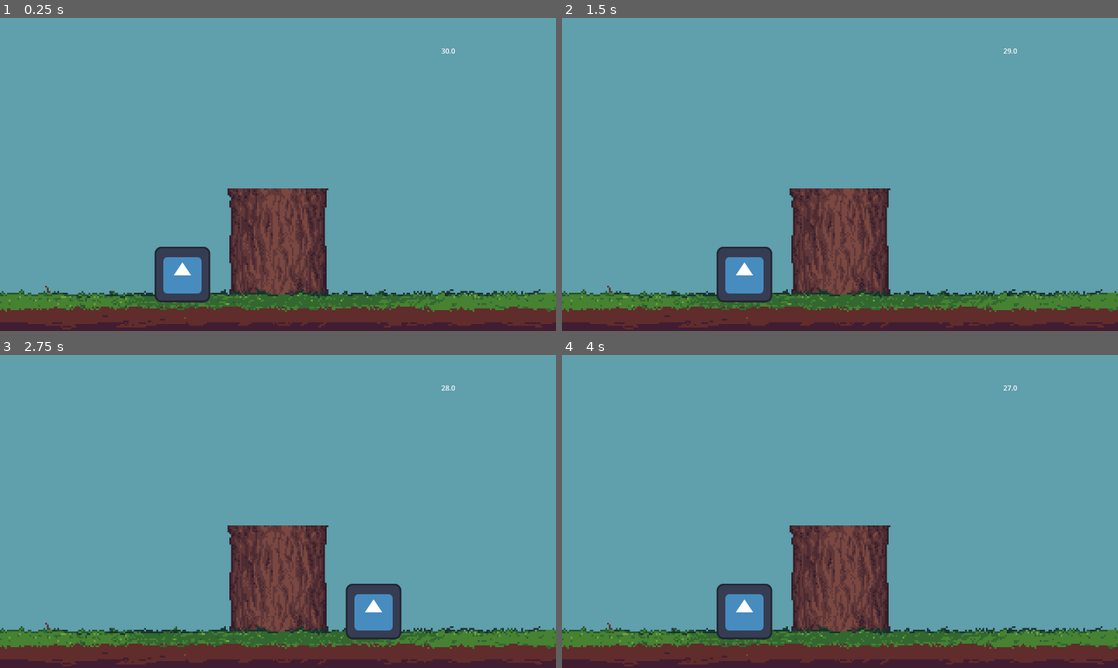
Above: before the commit, frames 1-4 (two rows, left to right).
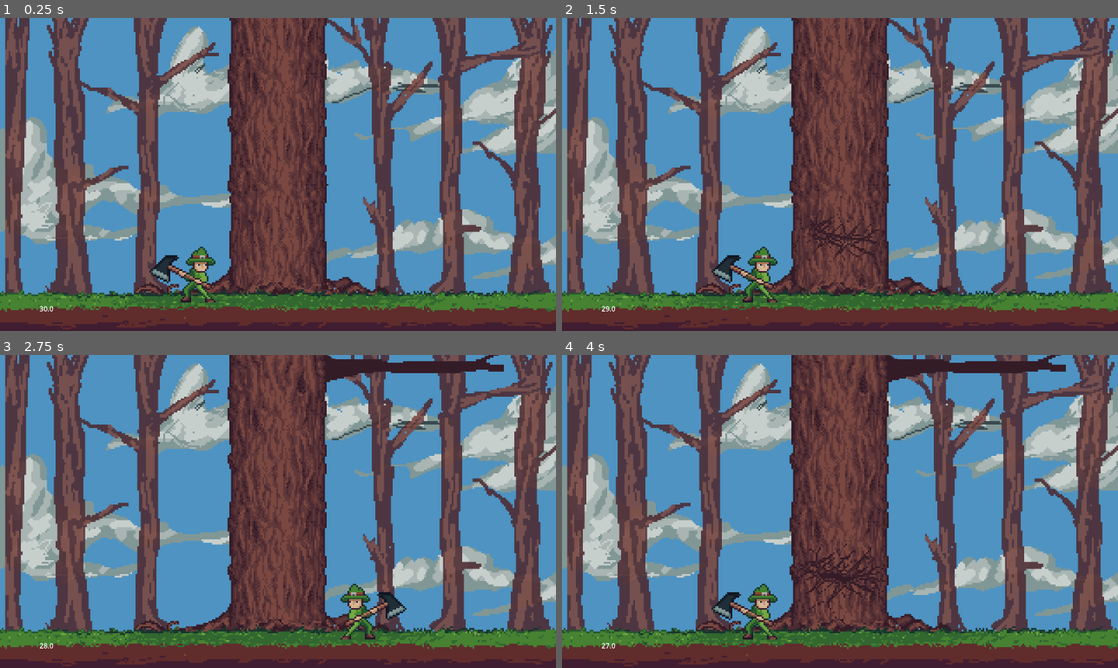
Above: after the commit, the same moments.

Repository: decksdark628/woodchopper
Game: Godot game, scene res://woodchopper.tscn
The game is run twice, just before and just after one commit, with the same random seed, the same clock (stepped at 60 frames per second) and the same inputs. The engine's default icon, where the game draws it, is replaced by a stand-in: a white triangle on a blue panel in a dark square.
Inputs:
- Up to frame 1 (0.25 s): no input
- Up to frame 2 (1.5 s): tap Enter (ui_accept) at 0.5, 1.35 s; hold Right (ui_right) 0.53-1.28 s; hold Enter (ui_accept) 0.53-1.28 s; hold Left (ui_left) from 1.28 s (still down)
- Up to frame 3 (2.75 s): tap Enter (ui_accept) at 1.52, 1.82 s; release Left (ui_left) at 2.03 s; hold Right (ui_right) from 2.03 s (still down); hold Enter (ui_accept) from 2.03 s (still down)
- Up to frame 4 (4 s): release Enter (ui_accept) at 2.78 s; tap Enter (ui_accept) at 2.85, 3.02, 3.32 s; release Right (ui_right) at 3.53 s; hold Left (ui_left) from 3.53 s (still down); hold Enter (ui_accept) from 3.53 s (still down)

The runs differ from the first frame. In frame 1, 49% of the frame differs, in the area x 0-100%, y 0-94%; in frame 2, 50%; in frame 3, 51%; in frame 4, 52%.
Error before the commit: Invalid access to property or key 'log_pile' on a base object of type 'Node2D (tree.gd)'. (res://scripts/player.gd:22)

Commit message:
got it to work

Diff:
--- a/scripts/player.gd
+++ b/scripts/player.gd
@@ -1,41 +1,42 @@
 extends Node2D
 
+const Branch = WChData.BranchDirection
 const LEFT_POS:Vector2 = Vector2(-220, 230)
 const RIGHT_POS:Vector2 = Vector2(220, 230)
 
+@onready var sprite_2d: Sprite2D = $Sprite2D
 @export var tree:Node2D
 var hp:int
 var dmg:int
 var on_left_side:bool
-var wood:int
+var can_cut:bool
+signal axe_swung
 
 func _ready() -> void:
 	initialize_state()
 
 func initialize_state() -> void:
 	hp = 1
-	wood = 0
 	dmg = 1 #TODO: set based on item used
 	on_left_side = true
+	position = LEFT_POS
+	can_cut = true
 
 func cut():
-	var branch_above:int = tree.log_pile[1].type
-	if branch_above == -1 && on_left_side || branch_above == 1 && !on_left_side:
-		player_take_damage()
-	else:
-		tree.remove_first()
-		wood += 1
-	print(wood)
+	if can_cut:
+		emit_signal("axe_swung", dmg)
 
 func move_left():
-	self.position = LEFT_POS
+	position = LEFT_POS
+	sprite_2d.set_flip_h(false)
 	on_left_side = true
 
 func move_right():
-	self.position = RIGHT_POS
+	position = RIGHT_POS
+	sprite_2d.set_flip_h(true)
 	on_left_side = false
 
-func player_take_damage():
+func reduce_hp():
 	hp -= 1
 	if hp == 0:
 		print("Game Over")
@@ -48,3 +49,8 @@
 			move_left()
 		elif event.is_action_pressed("ui_right"):
 			move_right()
+
+func _on_tree_tree_anim_finished(br_dir:Branch) -> void:
+	if (br_dir == Branch.LEFT && on_left_side) or (br_dir == Branch.RIGHT && !on_left_side):
+		reduce_hp()
+	can_cut = true
--- a/scripts/tree.gd
+++ b/scripts/tree.gd
@@ -1,65 +1,40 @@
 extends Node2D
 
-const LOG_SIZE:int = 256
-const TREE_STARTING_Y_POS:int = 32
 const Branch = WChData.BranchDirection
+const MAX_SEGMENTS:int = 4
 
+@onready var player: Node2D = $"../Player"
 @export var tree_segment:PackedScene
 @export var first_segment:Node2D
+var segment_positions:Array
 var tree:Array
+var can_take_dmg:bool
+signal tree_anim_finished
 
 func _ready() -> void:
+	first_segment.segment_died.connect(_on_tree_segment_segment_died)
+	segment_positions = []
+	for i in range(0, MAX_SEGMENTS):
+		segment_positions.append(WChData.TREE_START_OFFSET + WChData.LOG_SIZE * -i)
 	tree = []
-	first_segment.position.y = TREE_STARTING_Y_POS
 	tree.append(first_segment)
-	for i in range(1, 3):
+	for i in range(1, MAX_SEGMENTS -1):
 		add_segment()
-
-#func add_to_top(type:int):
-	#var chunk = tree_chunk.instantiate()
-	#add_child(chunk)
-	#chunk.set_type(type)
-	#logs_pile.append(chunk)
-	#update_positions()
-
-#func remove_first():
-	#if not logs_pile.is_empty():
-		#var rand = randi_range(-1, 1)
-		#if logs_pile.back().type == -1:
-			#rand = randi_range(-1, 0)
-		#elif logs_pile.back().type == 1:
-			#rand = randi_range(0 , 1)
-		#add_to_top(rand)
-		#logs_pile[0].queue_free()
-		#logs_pile.pop_front()
-		#update_positions()
-
-#func update_positions():
-	#for i in logs_pile.size():
-		#logs_pile[i].position.y = LOG_SIZE * -i
-
-# VIEW
-
-
-
-
-# CONTROLLER
+	can_take_dmg = true
 
 func add_segment() -> void:
 	var segment = _generate_segment()
 	if segment != null:
 		tree.append(segment)
-		_update_positions()
-
-func _update_positions():
-	for i in tree.size():
-		tree[i].position.y = 32 + (LOG_SIZE * -i)
-		print("i: " +  str(i) + "pos_y: " + str(tree[i].position.y))
+		tree.back().position.y = segment_positions[tree.size()-1]
+		add_child(segment)
 
 func _generate_segment() -> Node2D:
 	var previous:Branch = tree.back().branch
 	var new:Branch = _choose_branch(previous)
+	print(new)
 	var segment = tree_segment.instantiate()
+	segment.segment_died.connect(_on_tree_segment_segment_died)
 	segment.set_branch(new)
 	return segment
 
@@ -73,9 +48,24 @@
 		options = [Branch.LEFT, Branch.NONE, Branch.RIGHT]
 	return options.pick_random()
 
-# MODEL
-
 func _poll() -> void:
 	if not tree.is_empty():
 		tree[0].queue_free()
 		tree.pop_front()
+
+func _on_tree_segment_segment_died() -> void:
+	can_take_dmg = false
+	player.can_cut = false
+	# TODO: Animacion de romper bloque con particulas
+	tree[0].queue_free()
+	add_segment()
+	tree.pop_front()
+	for i in range(0, tree.size()):
+		tree[i].move_to_target_y(segment_positions[i])
+	await get_tree().create_timer(WChData.SEGM_FALL_DURATION).timeout
+	emit_signal("tree_anim_finished", tree[0].branch)
+	can_take_dmg = true
+
+func _on_player_axe_swung(dmg) -> void:
+	if can_take_dmg:
+		tree[0].decrease_hp(dmg)
--- a/scripts/tree_segment.gd
+++ b/scripts/tree_segment.gd
@@ -1,60 +1,60 @@
+
+# The tree_segment.gd script is attached to all segments, but in tree.gd, only tree[0] is connected to the segment_died signal (likely via the first segment set in the editor).
+
 extends Node2D
 
 const Branch = WChData.BranchDirection
 
 signal segment_died
 
-@onready var chunk: ColorRect = $sprTreeChunk
 @onready var segment_sprite: Sprite2D = $SegmentSprite
 @onready var breaking_anim: Sprite2D = $BreakingAnim
+@onready var branch_sprite: Sprite2D = $BranchSprite
 var branch:Branch
 var hp:int
-var target_y:int
 
 func _ready() -> void:
-	branch = Branch.NONE
+	#branch = Branch.NONE
 	hp = WChData.MAX_SEGMENT_HP
-	target_y = 0
 	_update_sprite() #change later for a set_view or something
 
 func decrease_hp(n:int):
 	hp -= n
-	_update_breaking_anim()
 	if hp <= 0:
 		segment_died.emit()
+	_update_breaking_anim()
 
 func set_branch(b:Branch):
 	branch = b
 
-func set_target_y(n:int):
-	target_y = n
-
-func move_to_target_y() -> void:
+func move_to_target_y(new_y:int) -> void:
 	var animation = create_tween()
 	animation.tween_property(
-		self, "position.y", target_y, WChData.SEGM_FALL_DURATION
+		self, "position:y", new_y, WChData.SEGM_FALL_DURATION
 		)\
 		.set_trans(Tween.TRANS_BACK)\
 		.set_ease(Tween.EASE_OUT)
 
 func _update_breaking_anim():
 	var frame:int = WChData.MAX_SEGMENT_HP - hp
-	if frame >= 0 && frame <= WChData.MAX_SEGMENT_HP:
+	if frame >= 0 && frame <= WChData.MAX_BREAK_ANIM_SPRITES:
 		breaking_anim.frame = frame
 	else:
-		printerr("tree_segment: _update_breaking_anim error. HP, MAX_HP or Damage are incorrect wrong")
+		breaking_anim.frame = WChData.MAX_BREAK_ANIM_SPRITES
 
 func _update_sprite():
 	match branch:
 		Branch.LEFT:
-			chunk.size.x = WChData.GRID_SIZE * 2
-			chunk.position.x = -192
-			chunk.color = Color(0.0, 0.642, 0.266, 1.0)
+			print("left")
+			branch_sprite.set_flip_h(true)
+			branch_sprite.position = Vector2(-256,12)
+			branch_sprite.visible = true
 		Branch.NONE:
+			print("center")
 			segment_sprite.frame = randi_range(0, WChData.NUM_CENTER_SPRITES - 1)
 		Branch.RIGHT:
-			chunk.size.x = WChData.GRID_SIZE * 2
-			chunk.position.x = -64
-			chunk.color = Color(0.98, 0.119, 0.0, 1.0)
+			print("right")
+			#position = Vector2(256,12)
+			branch_sprite.visible = true
 		_:
 			printerr("tree_chunk.gd: BranchDirection invalido")
--- a/scripts/woodchopper.gd
+++ b/scripts/woodchopper.gd
@@ -3,9 +3,11 @@
 @onready var timer: Timer = $Timer
 @onready var label: Label = $TimerLabel
 var game_over:bool
+var wood_collected:int
 
 func _ready() -> void:
 	game_over = false
+	wood_collected = 0
 
 func _process(delta: float) -> void:
 	if timer != null:
--- a/scripts/woodchopper_data.gd
+++ b/scripts/woodchopper_data.gd
@@ -1,10 +1,13 @@
-
 class_name WChData
 
 const GRID_SIZE:int = 256
 const NUM_CENTER_SPRITES:int = 4
 const SEGM_FALL_DURATION:float = 0.5
 const MAX_SEGMENT_HP:int = 5
+const MAX_BREAK_ANIM_SPRITES:int = 4
+
+const LOG_SIZE:int = 256
+const TREE_START_OFFSET:int = 150
 
 enum BranchDirection{
 	LEFT = -1,
--- a/tree_segment.tscn
+++ b/tree_segment.tscn
@@ -1,24 +1,25 @@
-[gd_scene load_steps=4 format=3 uid="uid://oh48t145y0cc"]
+[gd_scene load_steps=5 format=3 uid="uid://oh48t145y0cc"]
 
 [ext_resource type="Script" uid="uid://c3218ulfabjos" path="res://scripts/tree_segment.gd" id="1_j8ln4"]
 [ext_resource type="Texture2D" uid="uid://c0u15g6h6u37n" path="res://sprites/tree_log_tiles.png" id="2_ctvxr"]
 [ext_resource type="Texture2D" uid="uid://dnp7o1rd8vd5s" path="res://sprites/tree_breaking.png" id="3_vsuxa"]
+[ext_resource type="Texture2D" uid="uid://dap3kf0usm3ou" path="res://sprites/branch.png" id="4_od62e"]
 
 [node name="TreeSegment" type="Node2D"]
 texture_filter = 1
 script = ExtResource("1_j8ln4")
 
-[node name="sprTreeChunk" type="ColorRect" parent="."]
-offset_left = -64.0
-offset_top = -64.0
-offset_right = 64.0
-offset_bottom = 64.0
-color = Color(0.83758324, 0.43600237, 0.25501022, 1)
+[node name="BranchSprite" type="Sprite2D" parent="."]
+visible = false
+position = Vector2(256, 12)
+scale = Vector2(4, 4)
+texture = ExtResource("4_od62e")
 
 [node name="SegmentSprite" type="Sprite2D" parent="."]
 scale = Vector2(4, 4)
 texture = ExtResource("2_ctvxr")
-hframes = 3
+hframes = 4
+frame = 1
 
 [node name="BreakingAnim" type="Sprite2D" parent="."]
 scale = Vector2(4, 4)
--- a/woodchopper.tscn
+++ b/woodchopper.tscn
@@ -1,13 +1,13 @@
 [gd_scene load_steps=9 format=3 uid="uid://cosjlpcbr62rr"]
 
 [ext_resource type="Script" uid="uid://c6oxsclmc0224" path="res://scripts/player.gd" id="1_84oo1"]
-[ext_resource type="Texture2D" uid="uid://diyojv3n12op5" path="res://icon.svg" id="1_a6vi8"]
 [ext_resource type="Script" uid="uid://1qsdv5rn8y1f" path="res://scripts/woodchopper.gd" id="1_tyyj5"]
 [ext_resource type="Script" uid="uid://dkuh2n5dnn3wj" path="res://scripts/tree.gd" id="3_sv15j"]
 [ext_resource type="PackedScene" uid="uid://oh48t145y0cc" path="res://tree_segment.tscn" id="4_y8528"]
 [ext_resource type="Texture2D" uid="uid://bh7426xrkbi4g" path="res://sprites/grass_and_dirt_bg1.png" id="5_erjnm"]
 [ext_resource type="Texture2D" uid="uid://b6ahl4ucfxftt" path="res://sprites/roots_foreground1.png" id="6_fl47g"]
 [ext_resource type="Texture2D" uid="uid://c50o357kni43h" path="res://sprites/forest_bg1.png" id="6_gy6x0"]
+[ext_resource type="Texture2D" uid="uid://dchdfhnswru8e" path="res://sprites/player_woodchopper.png" id="8_erjnm"]
 
 [node name="Woodchopper" type="Node2D"]
 script = ExtResource("1_tyyj5")
@@ -19,27 +19,24 @@
 offset_top = -360.0
 offset_right = 640.0
 offset_bottom = 360.0
-color = Color(0.3774646, 0.622068, 0.6745005, 1)
+color = Color(0.30588284, 0.5746597, 0.76039535, 1)
 
 [node name="Forest" type="Sprite2D" parent="Background"]
-visible = false
 texture_filter = 1
 scale = Vector2(4, 4)
 texture = ExtResource("6_gy6x0")
 
 [node name="Tree" type="Node2D" parent="." node_paths=PackedStringArray("first_segment")]
-position = Vector2(0, 128)
 script = ExtResource("3_sv15j")
 tree_segment = ExtResource("4_y8528")
 first_segment = NodePath("TreeSegment")
 
 [node name="TreeSegment" parent="Tree" instance=ExtResource("4_y8528")]
-position = Vector2(0, 32)
+position = Vector2(0, 150)
 
 [node name="Foreground" type="Node2D" parent="."]
 
 [node name="Roots" type="Sprite2D" parent="Foreground"]
-visible = false
 texture_filter = 1
 scale = Vector2(4, 4)
 texture = ExtResource("6_fl47g")
@@ -50,12 +47,14 @@
 texture = ExtResource("5_erjnm")
 
 [node name="Player" type="Node2D" parent="." node_paths=PackedStringArray("tree")]
+texture_filter = 1
 position = Vector2(-220, 230)
 script = ExtResource("1_84oo1")
 tree = NodePath("../Tree")
 
 [node name="Sprite2D" type="Sprite2D" parent="Player"]
-texture = ExtResource("1_a6vi8")
+scale = Vector2(4, 4)
+texture = ExtResource("8_erjnm")
 
 [node name="Timer" type="Timer" parent="."]
 wait_time = 30.0
@@ -63,11 +62,13 @@
 autostart = true
 
 [node name="TimerLabel" type="Label" parent="."]
-offset_left = 376.0
-offset_top = -296.0
-offset_right = 536.0
-offset_bottom = -248.0
+offset_left = -549.0
+offset_top = 297.0
+offset_right = -389.0
+offset_bottom = 345.0
 
 [node name="Camera2D" type="Camera2D" parent="."]
 
+[connection signal="tree_anim_finished" from="Tree" to="Player" method="_on_tree_tree_anim_finished"]
+[connection signal="axe_swung" from="Player" to="Tree" method="_on_player_axe_swung"]
 [connection signal="timeout" from="Timer" to="." method="_on_timer_timeout"]
Binary file added: sprites/branch.png
Not shown, added: sprites/branch.png.import
Binary file added: sprites/player_woodchopper.png
Not shown, added: sprites/player_woodchopper.png.import
Binary file changed: sprites/tree_log_tiles.png
